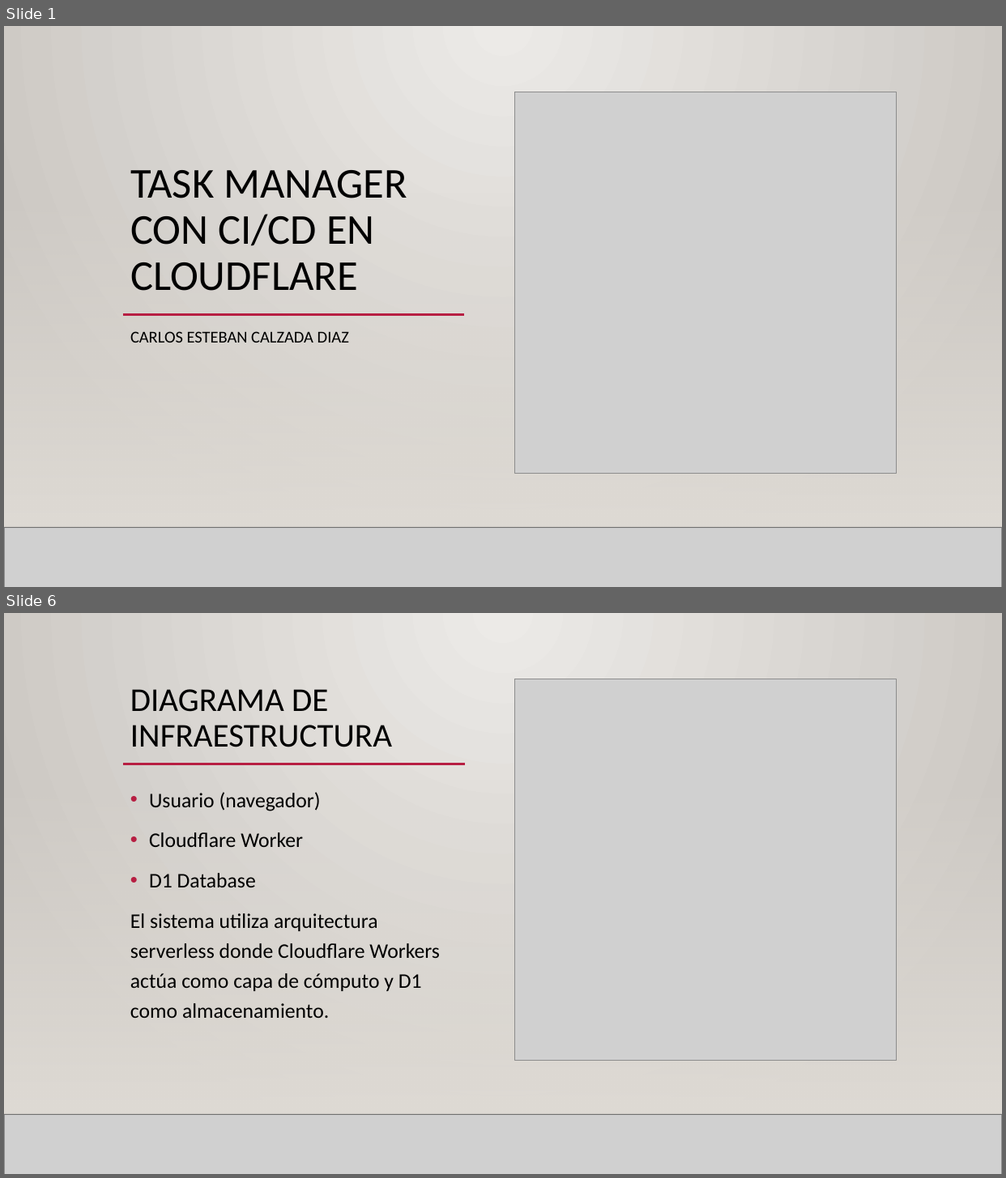
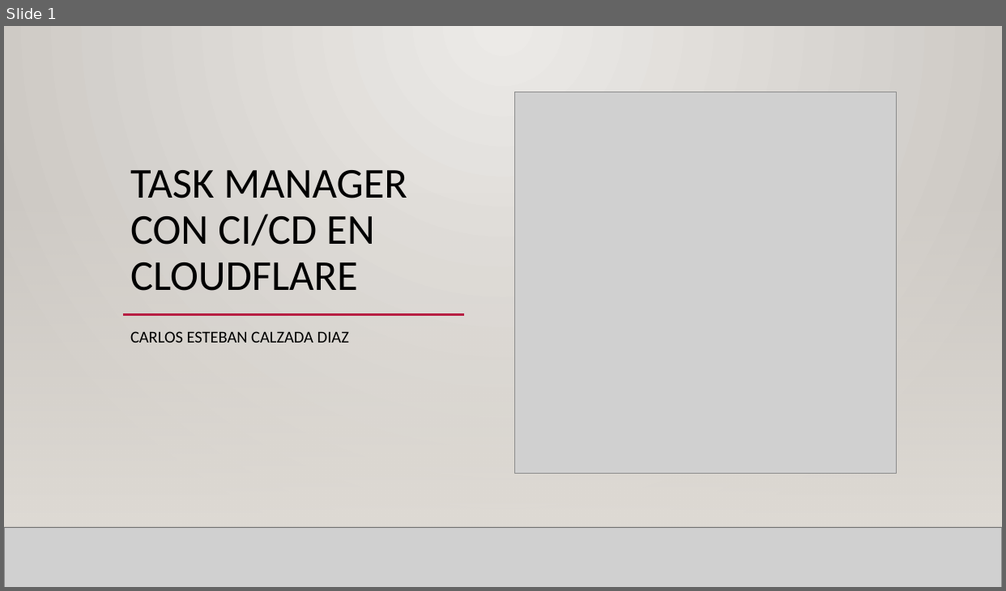
Before and after one commit to ccalzada081/task-manager-cloudflare, a slide deck: Presentacion final.pptx. Shown one above the other, each under a label of ours: slides 1 and 6 before the commit, slide 1 after it; the slides between them are not shown. The pictures are 1006x1178 and 1006x591 pixels, drawn with LibreOffice and Linux fonts; fonts in the diff are those of the drawing; grey boxes stand for pictures; background and template pictures are left out. Boxes give left, top, right and bottom in pixels: in the first picture for what was removed or moved away, otherwise in the second. Text is boxed around its words. In the diff, an @@ line names an element or a change of style, - is before the commit and + after.

```diff
--- a/Presentacion final.pptx
+++ b/Presentacion final.pptx
@@ slide 6 removed at [4, 613, 1002, 1174], background gradient #ECEAE7 to #CAC7C1; not listed: 2 template elements that a slide beside it also shows @@
@@ rectangle removed at [4, 613, 1002, 1174] @@
@@ picture removed at [515, 679, 897, 1061] @@
@@ title removed at [130, 689, 392, 747] @@
-DIAGRAMA DE INFRAESTRUCTURA
@@ rectangle removed at [4, 778, 1002, 1114] @@
@@ line removed from (123, 764) to (910, 764) @@
@@ line removed from (123, 764) to (465, 764) @@
@@ text removed at [130, 792, 440, 1018] @@
-• Usuario (navegador)
-• Cloudflare Worker
-• D1 Database
-El sistema utiliza arquitectura serverless donde Cloudflare Workers actúa como capa de cómputo y D1 como almacenamiento.
@@ picture removed at [4, 1114, 1002, 1174] @@
@@ line removed from (4, 1114) to (1002, 1114) @@
```
Also in this commit, not shown: 13 slides added, 12 other slides removed, 1 other file.
